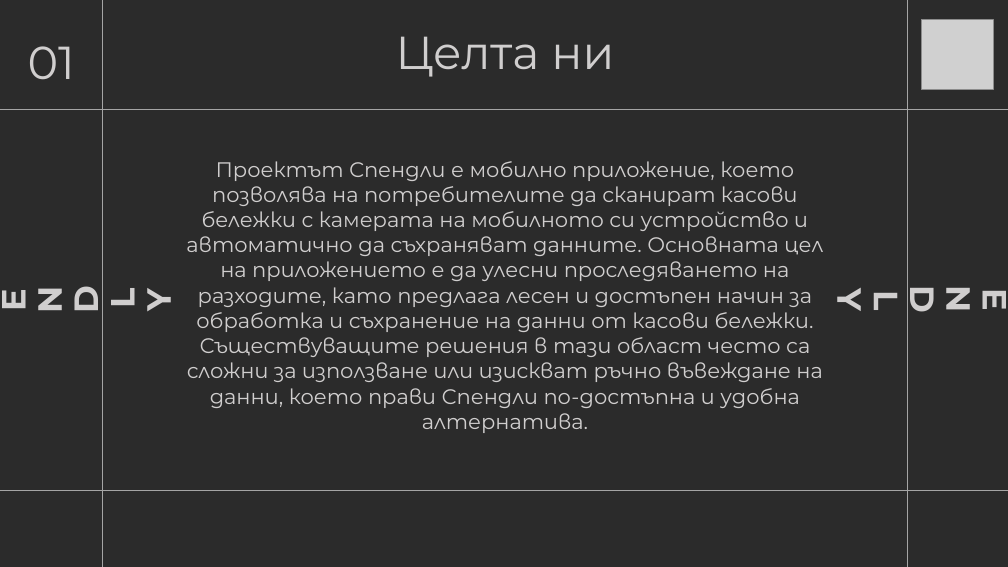
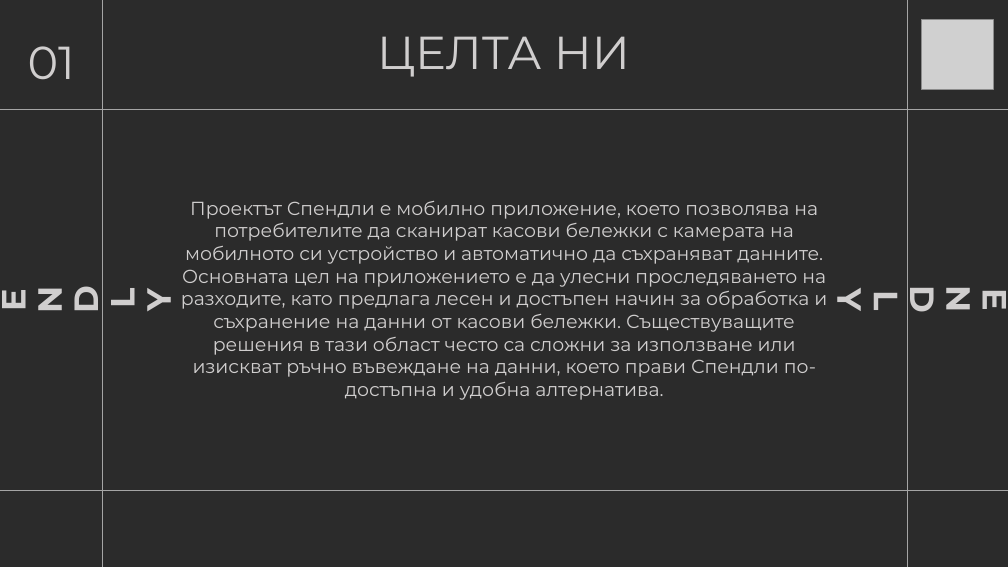
Before and after one commit to BRMilev22/spendly-mobile, a slide deck: slide 3 of docx/Spendly.pptx (slide 2 before the commit). Drawn at 1008x567 pixels with LibreOffice and Linux fonts; fonts in the diff are those of the drawing; grey boxes stand for pictures; background and template pictures are left out; a plain dark background stands for a picture behind light text. Boxes give left, top, right and bottom in pixels: in the first picture for what was removed or moved away, otherwise in the second. Text is boxed around its words. In the diff, an @@ line names an element or a change of style, - is before the commit and + after.

```diff
--- a/docx/Spendly.pptx
+++ b/docx/Spendly.pptx
@@ title at [377,36,630,77]: text changed @@
-Целта ни
+ЦЕЛТА НИ
@@ text "Проектът Спендли е мобилно приложение, ...": place and size @@
-text "Проектът Спендли е мобилно приложение, ..." at [186,161,823,408]
+text "Проектът Спендли е мобилно приложение, ..." at [181,201,827,400]
@@ text "Проектът Спендли е мобилно приложение, ..." at [181,201,827,400]: size 20 to 18 pt @@
```
Also in this commit, not shown: 3 other slides changed, 2 slides added.
